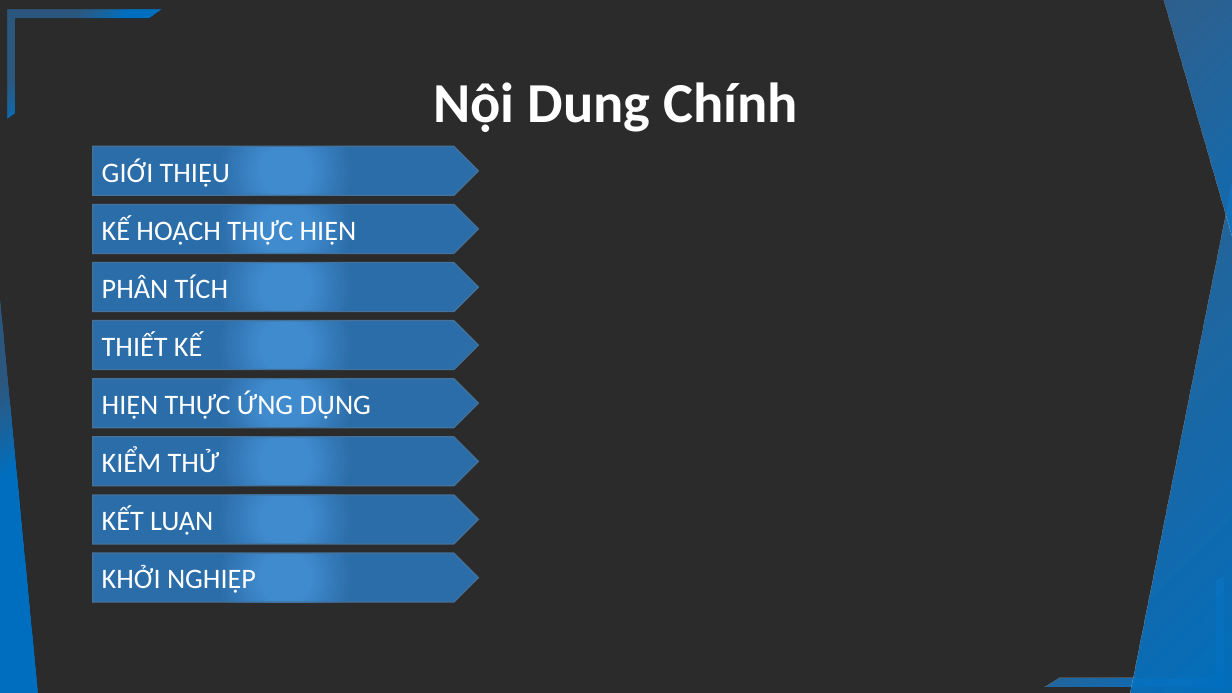
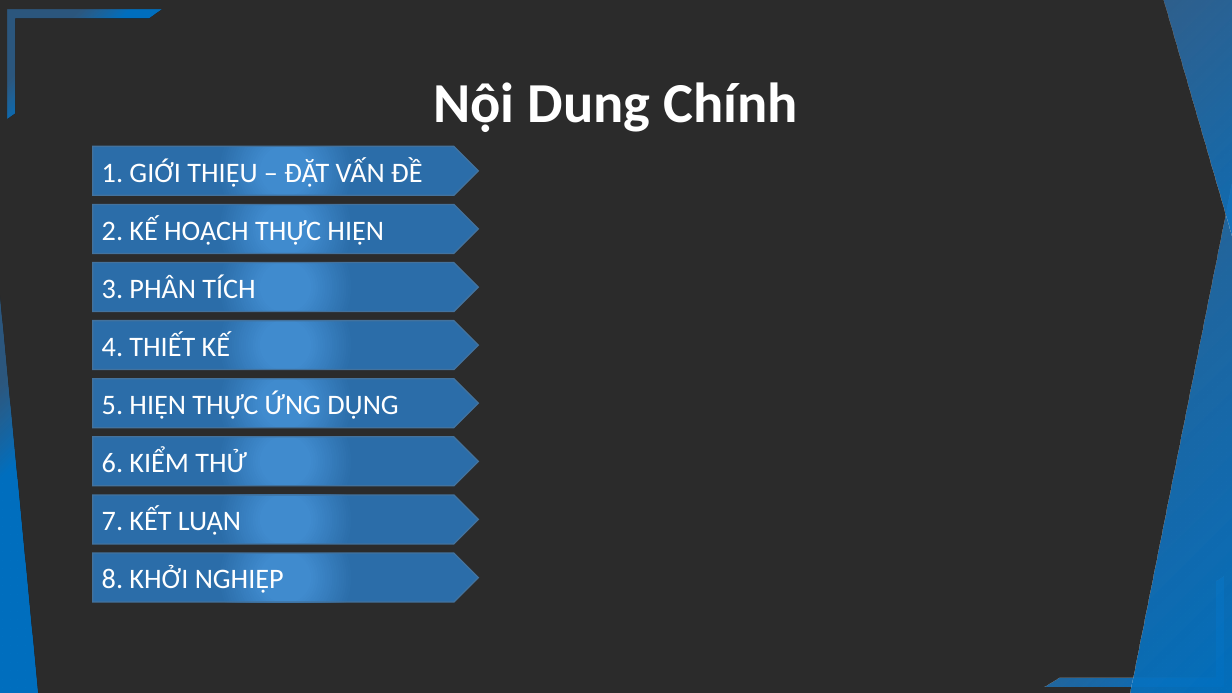
Before and after one commit to AnVungTau/PTUD-Nhoms7_l-ng, a slide deck: slide 2 of PTUD_2023_Nhom7_DHKTPM17B/FileTrinhChieu/Nhom07_UngDungQuanLyLuongSanPham.pptx. Drawn at 1232x693 pixels with LibreOffice and Linux fonts; fonts in the diff are those of the drawing; background and template pictures are left out; a plain dark background stands for a picture behind light text. Boxes give left, top, right and bottom in pixels: in the first picture for what was removed or moved away, otherwise in the second. Text is boxed around its words. In the diff, an @@ line names an element or a change of style, - is before the commit and + after.

```diff
--- a/PTUD_2023_Nhom7_DHKTPM17B/FileTrinhChieu/Nhom07_UngDungQuanLyLuongSanPham.pptx
+++ b/PTUD_2023_Nhom7_DHKTPM17B/FileTrinhChieu/Nhom07_UngDungQuanLyLuongSanPham.pptx
@@ text in pentagon arrow at bbox=[102, 158, 422, 187]: text changed @@
-GIỚI THIỆU
+1. GIỚI THIỆU – ĐẶT VẤN ĐỀ
@@ text in pentagon arrow at bbox=[102, 216, 384, 245]: text changed @@
-KẾ HOẠCH THỰC HIỆN
+2. KẾ HOẠCH THỰC HIỆN
@@ text in pentagon arrow at bbox=[102, 274, 255, 298]: text changed @@
-PHÂN TÍCH
+3. PHÂN TÍCH
@@ text in pentagon arrow at bbox=[102, 333, 230, 356]: text changed @@
-THIẾT KẾ
+4. THIẾT KẾ
@@ text in pentagon arrow at bbox=[102, 391, 398, 419]: text changed @@
-HIỆN THỰC ỨNG DỤNG
+5. HIỆN THỰC ỨNG DỤNG
@@ text in pentagon arrow at bbox=[102, 449, 247, 472]: text changed @@
-KIỂM THỬ
+6. KIỂM THỬ
@@ text in pentagon arrow at bbox=[102, 507, 241, 535]: text changed @@
-KẾT LUẬN
+7. KẾT LUẬN
@@ text in pentagon arrow at bbox=[102, 565, 284, 593]: text changed @@
-KHỞI NGHIỆP
+8. KHỞI NGHIỆP
```
Also in this commit, not shown: 1 other slide changed, 16 slides added, 10 slides removed, 3 other files.
